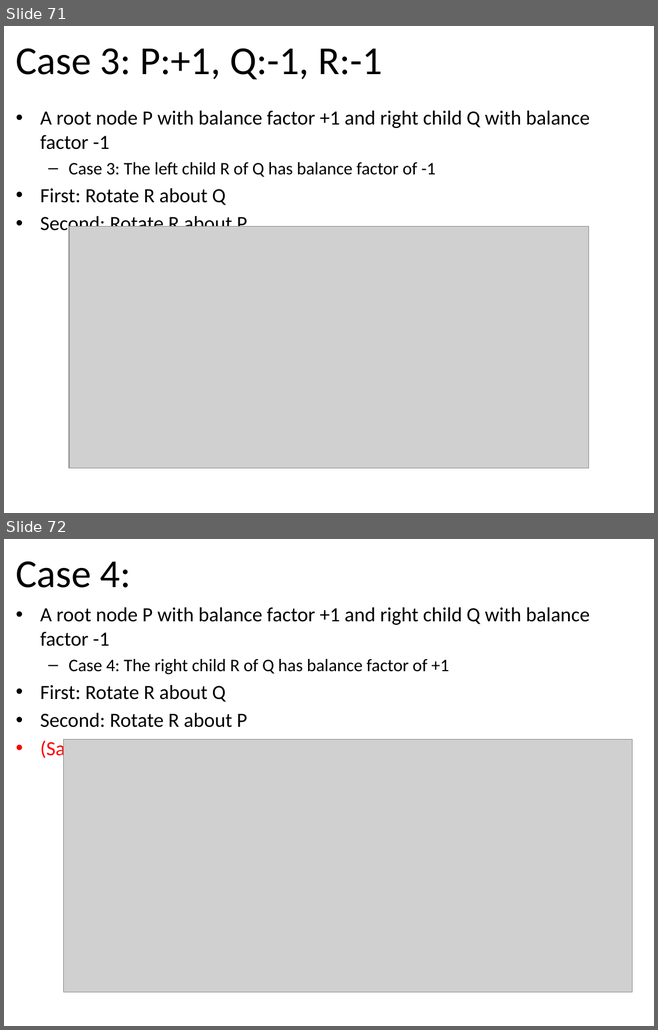
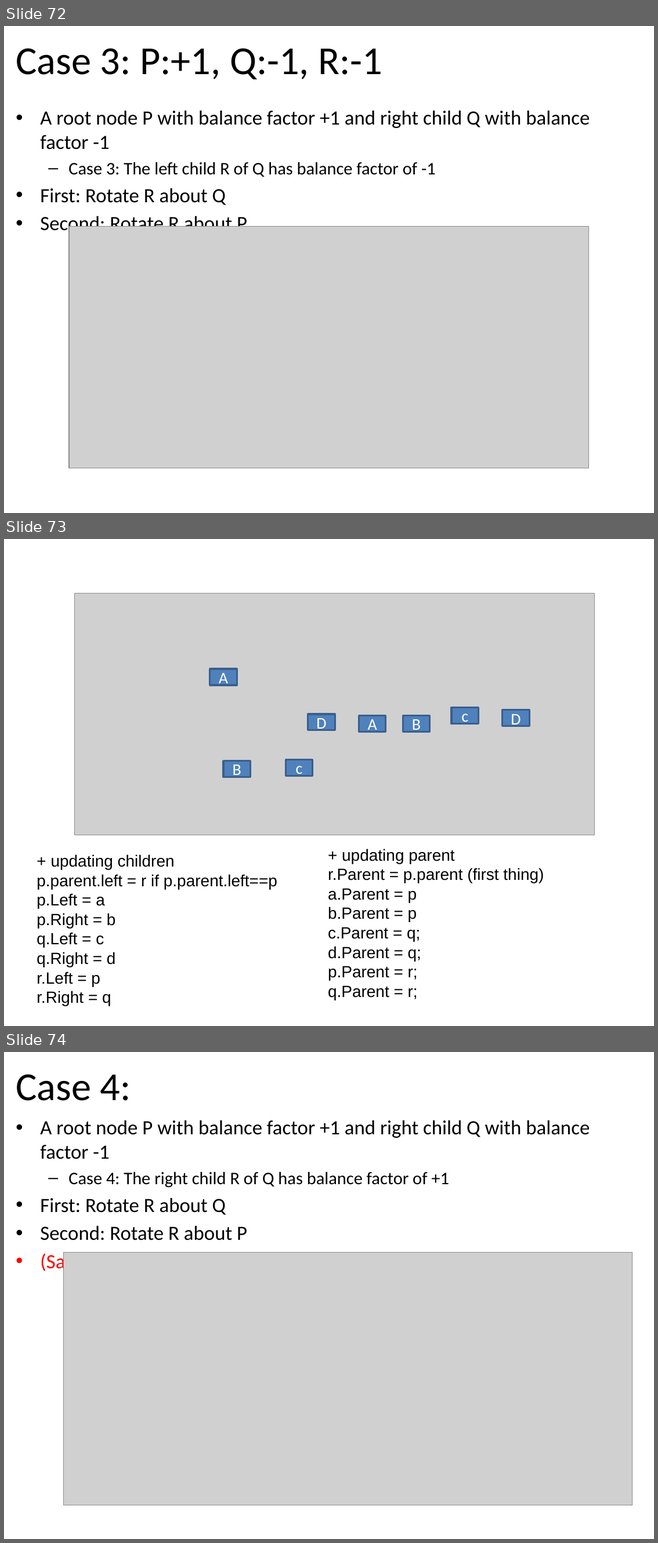
Before and after one commit to tutrunghieu/dsa-2017-java-tutorial, a slide deck: dsa2017-java-online/handouts/data-day05/Lecture 08 - Chapter 06 - Binary Trees - Day 3.pptx. Shown one above the other, each under a label of ours: slides 71 and 72 before the commit, slides 72, 73 and 74 after it. The pictures are 658x1030 and 658x1543 pixels, drawn with LibreOffice and Linux fonts; fonts in the diff are those of the drawing; grey boxes stand for pictures. Boxes give left, top, right and bottom in pixels: in the first picture for what was removed or moved away, otherwise in the second. Text is boxed around its words. In the diff, an @@ line names an element or a change of style, - is before the commit and + after.

```diff
--- a/dsa2017-java-online/handouts/data-day05/Lecture 08 - Chapter 06 - Binary Trees - Day 3.pptx
+++ b/dsa2017-java-online/handouts/data-day05/Lecture 08 - Chapter 06 - Binary Trees - Day 3.pptx
@@ slide 73 added at [4,539,654,1026], background #FFFFFF @@
@@ picture added at [74,593,594,835] @@
@@ rectangle added at [210,669,237,685], fill #4F81BD, outline #3A5F8C 2 pt, 18 pt, text #FFFFFF @@
+A
@@ rectangle added at [451,708,478,724], fill #4F81BD, outline #3A5F8C 2 pt, 18 pt, text #FFFFFF @@
+c
@@ rectangle added at [502,710,529,726], fill #4F81BD, outline #3A5F8C 2 pt, 18 pt, text #FFFFFF @@
+D
@@ rectangle added at [308,714,335,730], fill #4F81BD, outline #3A5F8C 2 pt, 18 pt, text #FFFFFF @@
+D
@@ rectangle added at [359,716,386,732], fill #4F81BD, outline #3A5F8C 2 pt, 18 pt, text #FFFFFF @@
+A
@@ rectangle added at [403,716,430,732], fill #4F81BD, outline #3A5F8C 2 pt, 18 pt, text #FFFFFF @@
+B
@@ rectangle added at [224,761,251,777], fill #4F81BD, outline #3A5F8C 2 pt, 18 pt, text #FFFFFF @@
+B
@@ rectangle added at [285,760,313,776], fill #4F81BD, outline #3A5F8C 2 pt, 18 pt, text #FFFFFF @@
+c
@@ text added at [328,849,543,1000], 18 pt, text #000000 @@
++ updating parent
+r.Parent = p.parent (first thing)
+a.Parent = p
+b.Parent = p
+c.Parent = q;
+d.Parent = q;
+p.Parent = r;
+q.Parent = r;
@@ text added at [36,855,277,1006], 18 pt, text #000000 @@
++ updating children
+p.parent.left = r if p.parent.left==p
+p.Left = a
+p.Right = b
+q.Left = c
+q.Right = d
+r.Left = p
+r.Right = q
@@ what was slide 71 is now slide 72 @@
@@ what was slide 72 is now slide 74 @@
```
Also in this commit, not shown: 2 slides changed, 3 other slides added, 3 other files.
